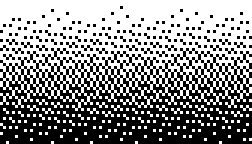
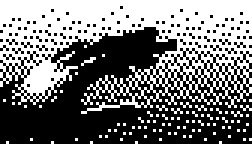
Comparing the layer stacks of the two 252px x 144px images. Changes:
added layer "3 (replace)(1000ms)" above "2 (replace)(1000ms)" over (0, 27, 177, 138)
